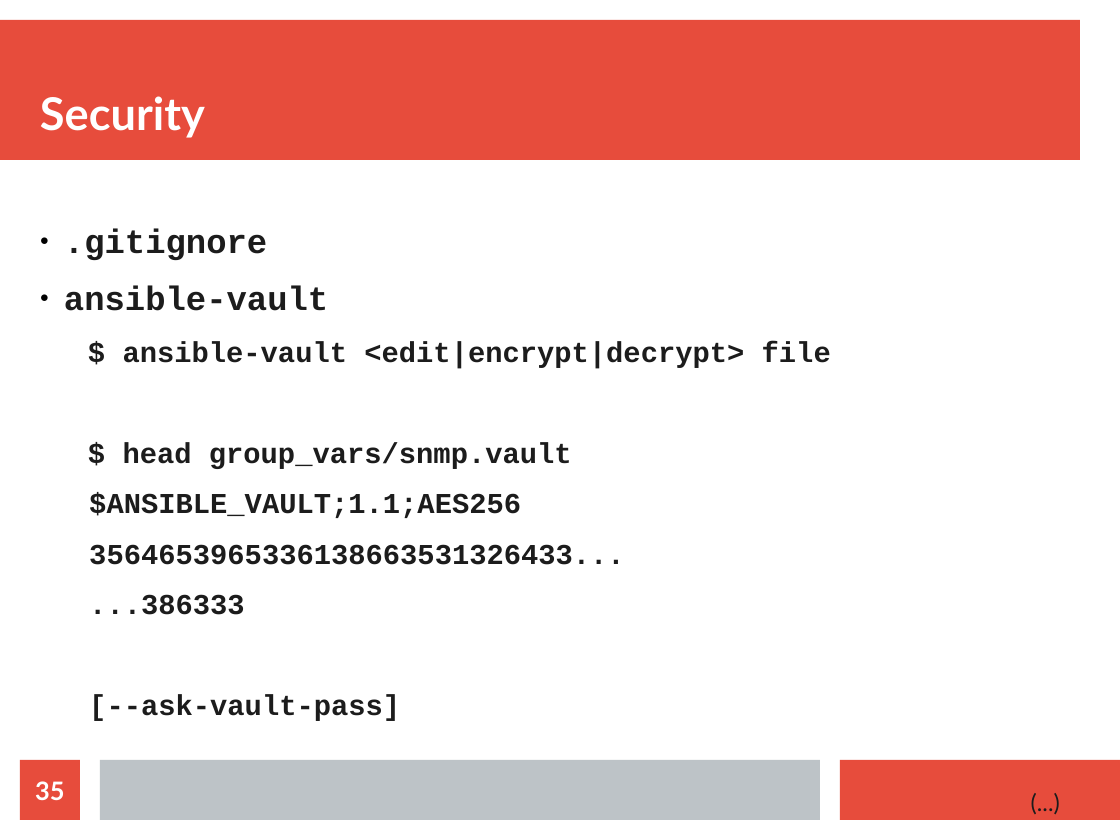
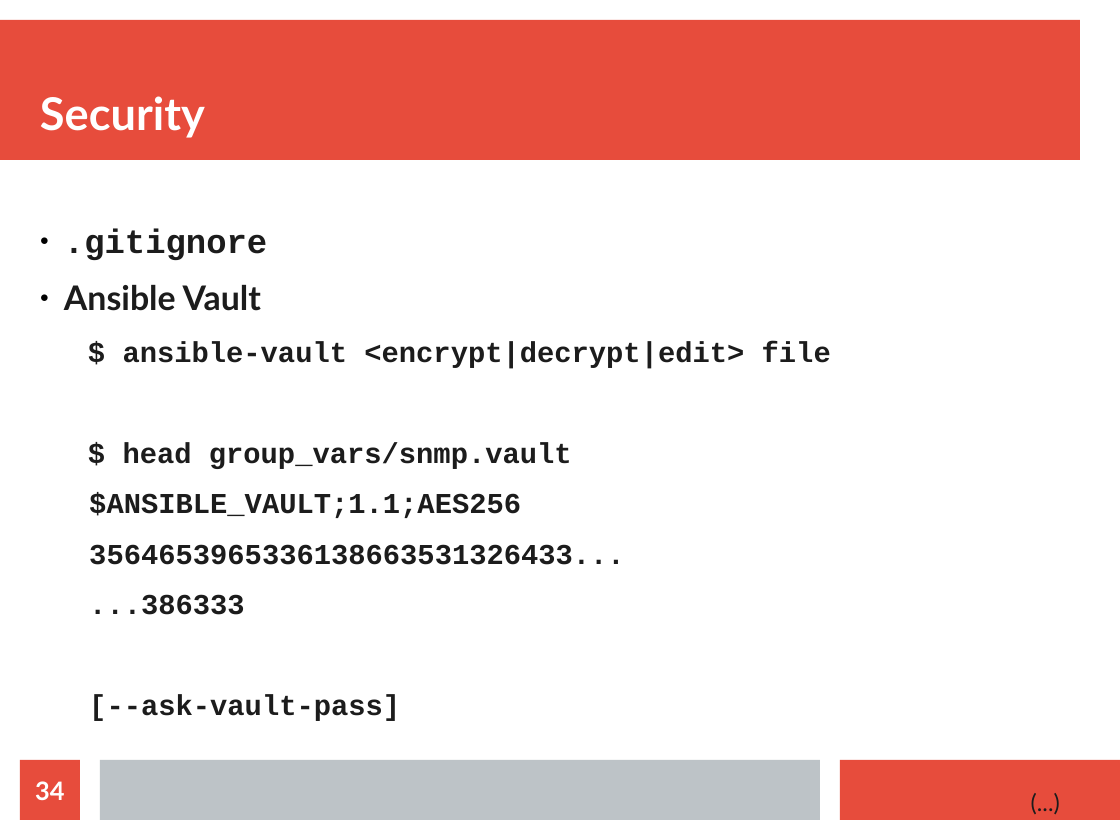
Before and after one commit to adriaaah/ansible-slides, a slide deck: slide 34 of ansible-let-the-sysadmins-take-a-nap.odp (slide 35 before the commit). Drawn at 1120x840 pixels with LibreOffice and Linux fonts; fonts in the diff are those of the drawing. Boxes give left, top, right and bottom in pixels: in the first picture for what was removed or moved away, otherwise in the second. Text is boxed around its words. In the diff, an @@ line names an element or a change of style, - is before the commit and + after.

```diff
--- a/ansible-let-the-sysadmins-take-a-nap.odp
+++ b/ansible-let-the-sysadmins-take-a-nap.odp
@@ text at box(64, 285, 831, 369): text changed @@
-● ansible-vault
-  $ ansible-vault <edit|encrypt|decrypt> file
+● Ansible Vault
+  $ ansible-vault <encrypt|decrypt|edit> file
@@ page number at box(35, 781, 64, 800): text changed @@
-35
+34
```
Also in this commit, not shown: 1 other slide changed, 1 slide removed, 1 other file.
